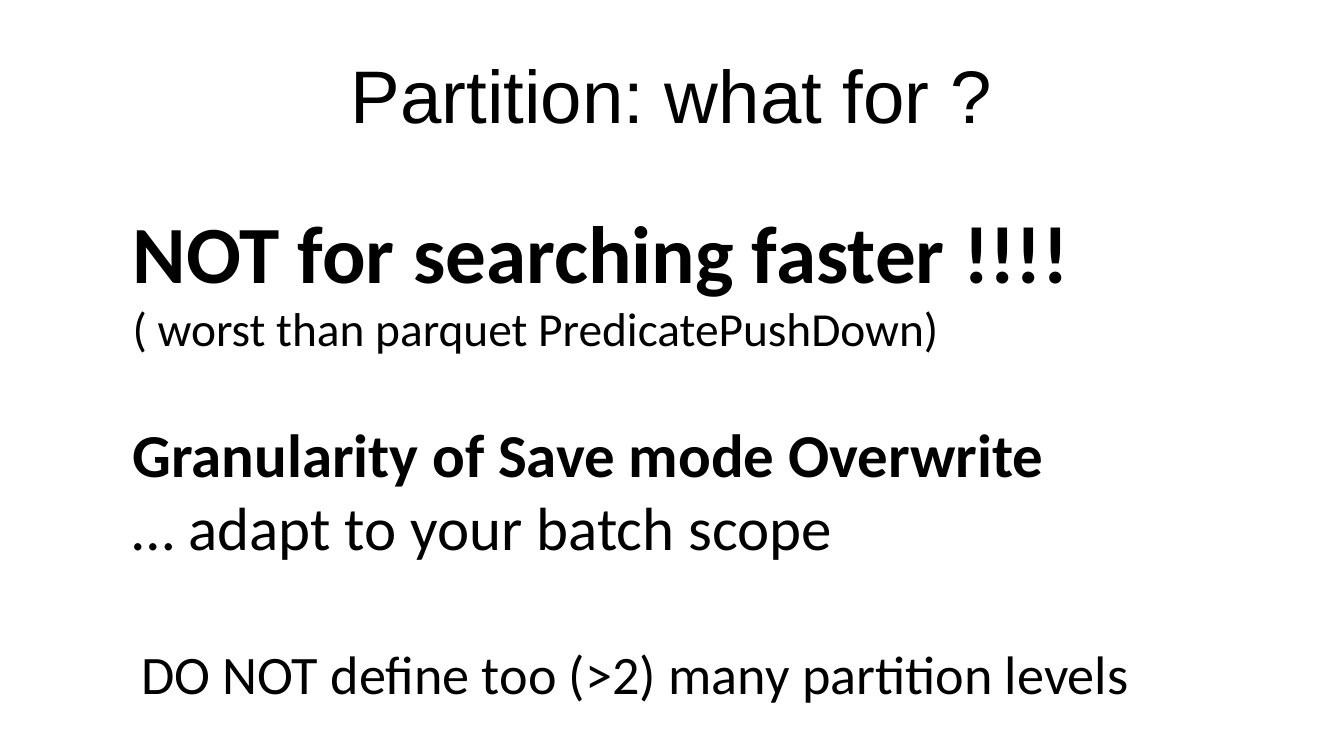
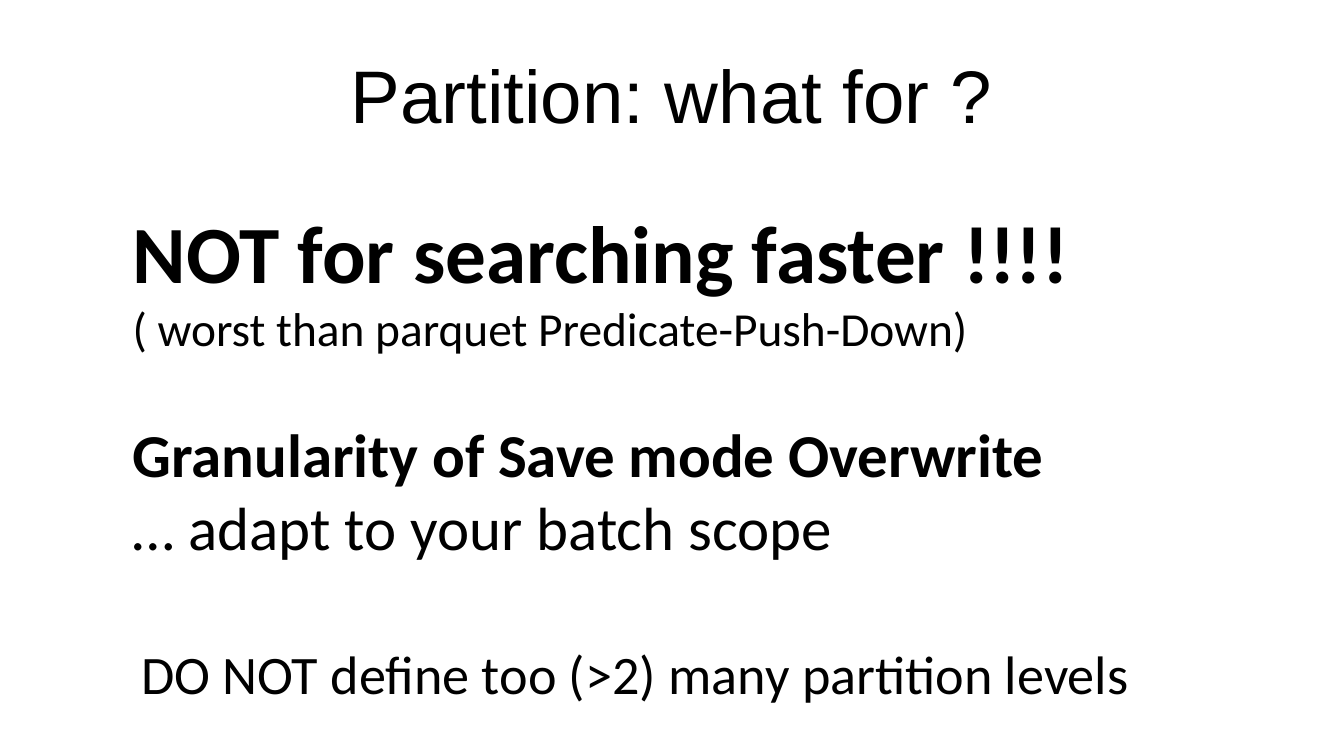
Before and after one commit to Arnaud-Nauwynck/presentations, a slide deck: slide 22 of pres-bigdata/BigData-4-hadoop-parquet-spark.pptx (slide 17 before the commit). Drawn at 1344x756 pixels with LibreOffice and Linux fonts; fonts in the diff are those of the drawing. Boxes give left, top, right and bottom in pixels: in the first picture for what was removed or moved away, otherwise in the second. Text is boxed around its words. In the diff, an @@ line names an element or a change of style, - is before the commit and + after.

```diff
--- a/pres-bigdata/BigData-4-hadoop-parquet-spark.pptx
+++ b/pres-bigdata/BigData-4-hadoop-parquet-spark.pptx
@@ text at <box>158,311,967,354</box>: text changed @@
-( worst than parquet PredicatePushDown)
+( worst than parquet Predicate-Push-Down)
```
Also in this commit, not shown: 4 other slides changed, 9 slides added, 1 slide removed.
